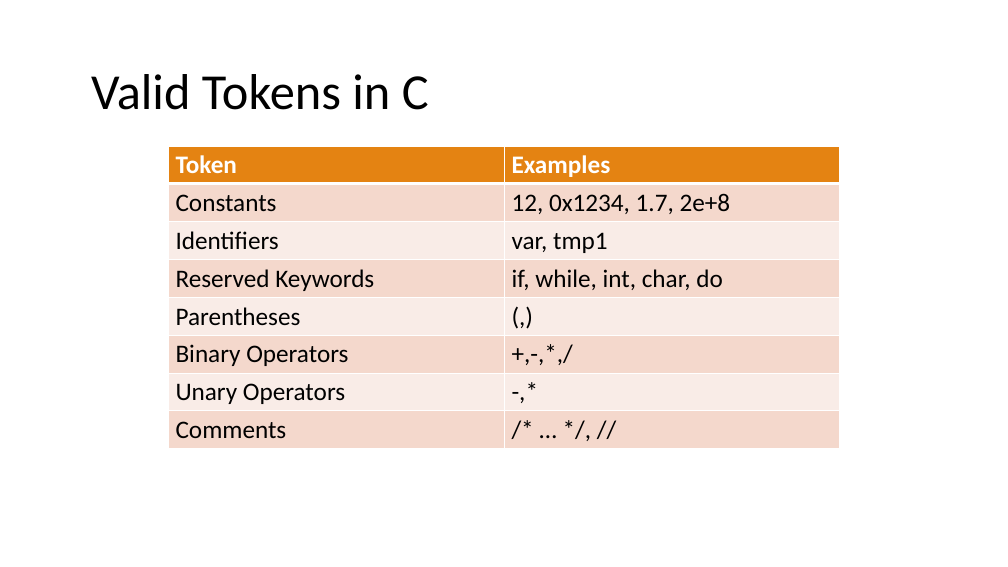
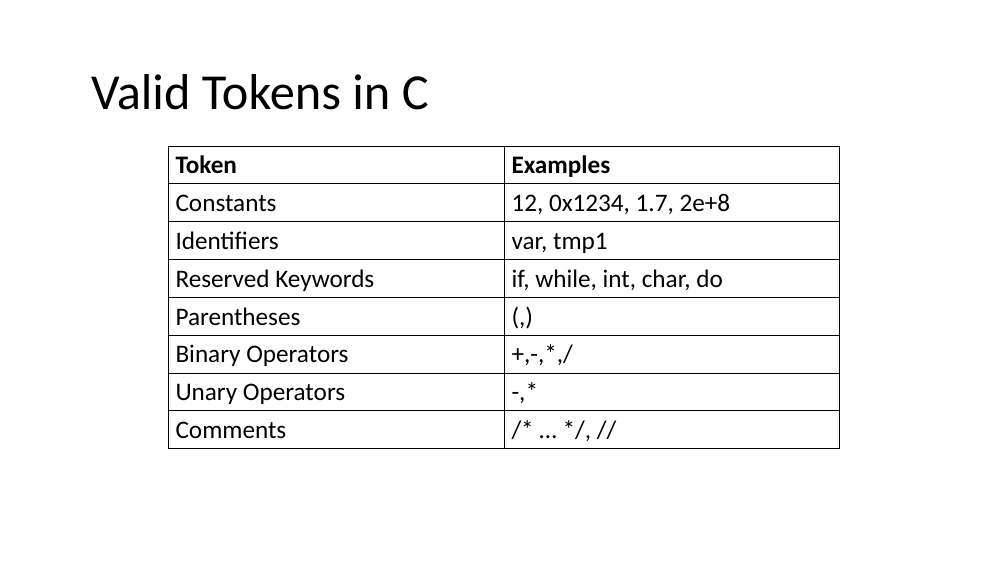
Before and after one commit to nivshani/compilation, a slide deck: slide 12 of new_slides/lexical_analysis.pptx. Drawn at 1008x567 pixels with LibreOffice and Linux fonts; fonts in the diff are those of the drawing. Boxes give left, top, right and bottom in pixels: in the first picture for what was removed or moved away, otherwise in the second. Text is boxed around its words. In the diff, an @@ line names an element or a change of style, - is before the commit and + after.

```diff
--- a/new_slides/lexical_analysis.pptx
+++ b/new_slides/lexical_analysis.pptx
@@ table at (168,146,839,448) @@
@@ fill #E48312 to none in row 1 @@
@@ fill #F5D9CC to none in 8 cells @@
@@ fill #FAEDE7 to none in 6 cells @@
@@ text colour #FFFFFF to #000000 in "Token", "Examples" @@
@@ borders changed @@
```
Also in this commit, not shown: 15 other slides changed, 1 other file.
